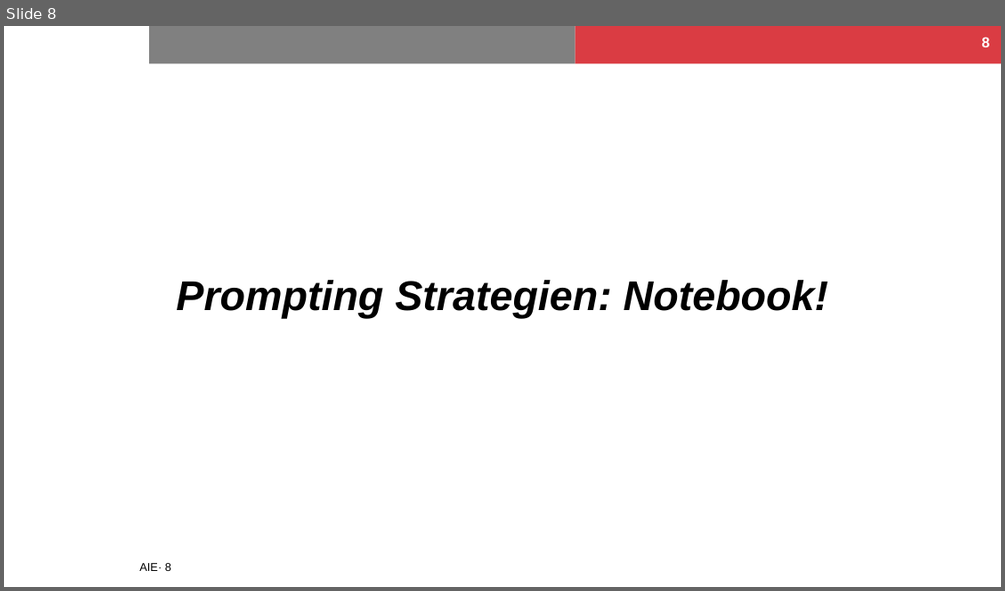
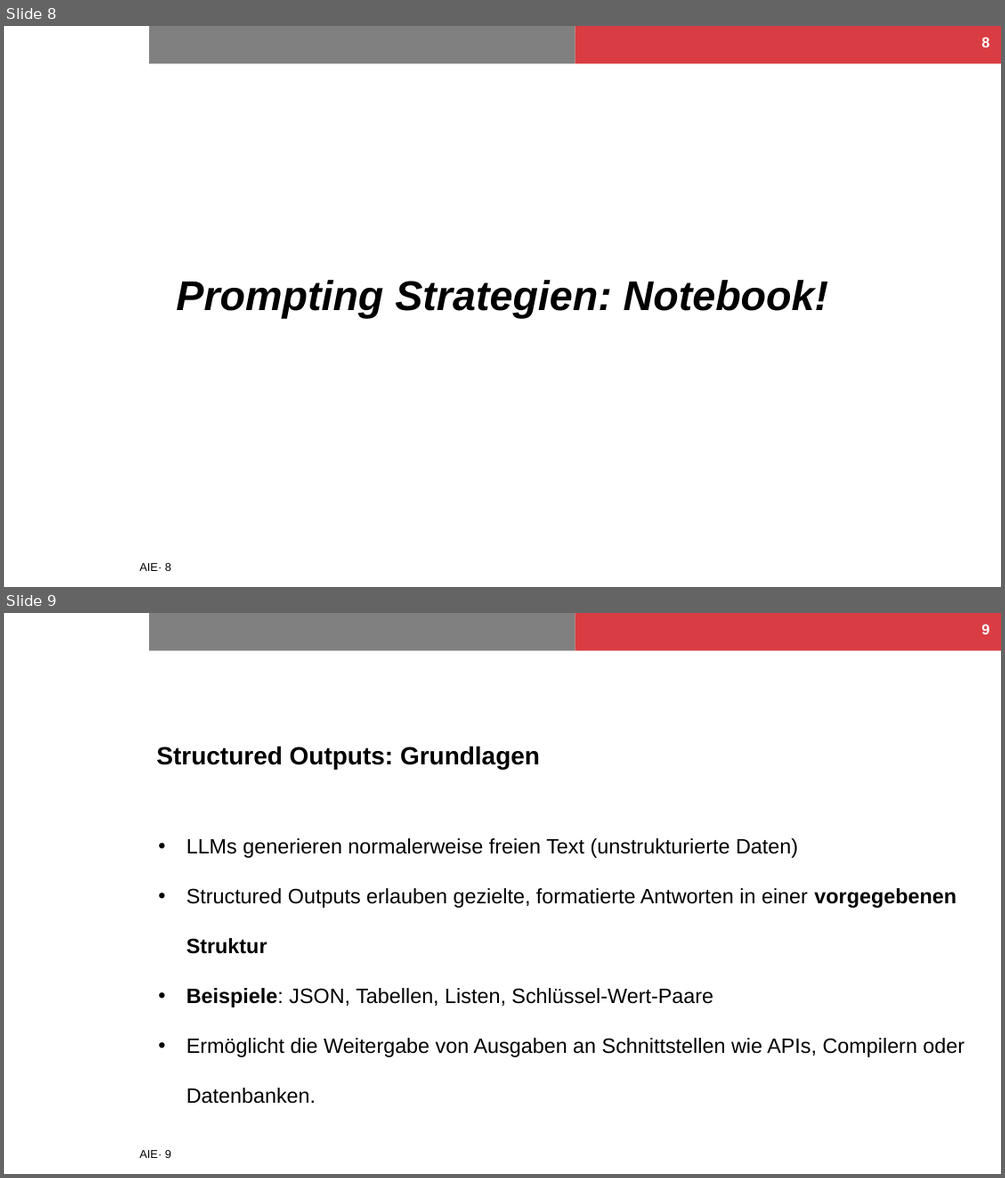
Before and after one commit to NilsHellwig/AIE-course, a slide deck: Kapitel 03_Prompting/03_Prompting.pptx. Shown one above the other, each under a label of ours: slide 8 before the commit, slides 8 and 9 after it. The pictures are 1005x591 and 1005x1178 pixels, drawn with LibreOffice and Linux fonts; fonts in the diff are those of the drawing; background and template pictures are left out. Boxes give left, top, right and bottom in pixels: in the first picture for what was removed or moved away, otherwise in the second. Text is boxed around its words. In the diff, an @@ line names an element or a change of style, - is before the commit and + after.

```diff
--- a/Kapitel 03_Prompting/03_Prompting.pptx
+++ b/Kapitel 03_Prompting/03_Prompting.pptx
@@ slide 9 added at (x1=4, y1=613, x2=1001, y2=1174), background #FFFFFF; not listed: 3 template elements that a slide beside it also shows @@
@@ page number added at (x1=981, y1=624, x2=989, y2=634), 14 pt, text #FFFFFF, bold @@
+9
@@ title added at (x1=156, y1=746, x2=540, y2=769), 24 pt, text #000000, bold @@
+Structured Outputs: Grundlagen
@@ text added at (x1=186, y1=838, x2=964, y2=1103), 20 pt, text #000000 @@
+• LLMs generieren normalerweise freien Text (unstrukturierte Daten)
+• Structured Outputs erlauben gezielte, formatierte Antworten in einer vorgegebenen Struktur
+• Beispiele: JSON, Tabellen, Listen, Schlüssel-Wert-Paare
+• Ermöglicht die Weitergabe von Ausgaben an Schnittstellen wie APIs, Compilern oder Datenbanken.
```
Also in this commit, not shown: 3 slides changed, 23 other slides added, 4 other files.
